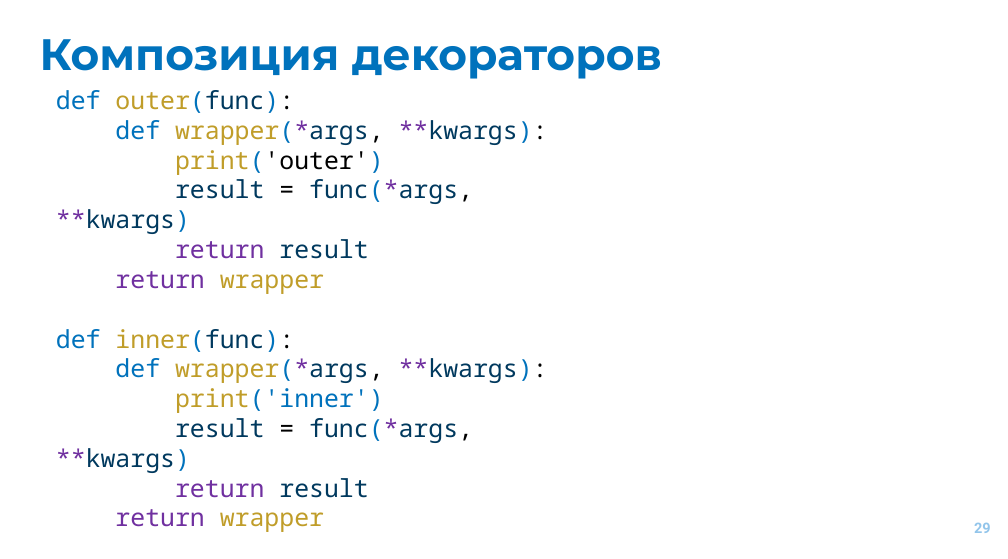
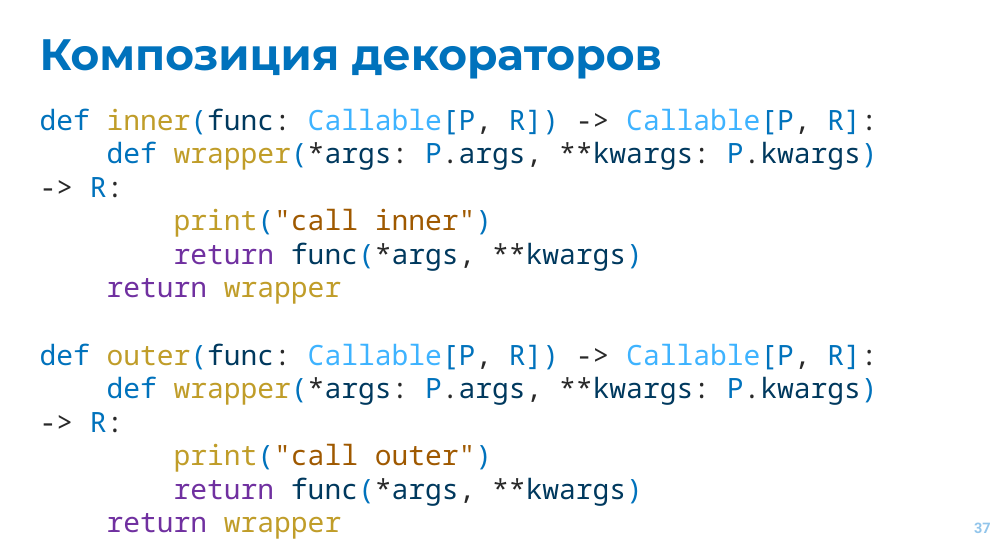
Before and after one commit to EvgrafovMichail/python_mipt_dafe, a slide deck: slide 37 of lessons/sem01/lesson08/decorators.pptx (slide 29 before the commit). Drawn at 1008x559 pixels with LibreOffice and Linux fonts; fonts in the diff are those of the drawing. Boxes give left, top, right and bottom in pixels: in the first picture for what was removed or moved away, otherwise in the second. Text is boxed around its words. In the diff, an @@ line names an element or a change of style, - is before the commit and + after.

Commit message:
Complete presentation for sem1 les8

```diff
--- a/lessons/sem01/lesson08/decorators.pptx
+++ b/lessons/sem01/lesson08/decorators.pptx
@@ text "def inner(func: Callable[P, R]) -> ...": place and size @@
-text "def inner(func: Callable[P, R]) -> ..." at bbox=[56, 90, 548, 498]
+text "def inner(func: Callable[P, R]) -> ..." at bbox=[40, 108, 878, 506]
@@ text at bbox=[40, 108, 878, 271]: text changed; size 48 to 54 pt @@
-def outer(func):
-def wrapper(*args, **kwargs):
-print('outer')
-result = func(*args, **kwargs)
-return result
+def inner(func: Callable[P, R]) -> Callable[P, R]:
+def wrapper(*args: P.args, **kwargs: P.kwargs) -> R:
+print("call inner")
+return func(*args, **kwargs)
@@ text at bbox=[107, 278, 341, 304]: size 48 to 54 pt in "return wrapper", "return wrapper" @@
@@ text at bbox=[40, 343, 878, 506]: text changed; size 48 to 54 pt @@
-def inner(func):
-def wrapper(*args, **kwargs):
-print('inner')
-result = func(*args, **kwargs)
-return result
+def outer(func: Callable[P, R]) -> Callable[P, R]:
+def wrapper(*args: P.args, **kwargs: P.kwargs) -> R:
+print("call outer")
+return func(*args, **kwargs)
@@ page number at bbox=[974, 522, 991, 533]: text changed @@
-29
+37
```
Also in this commit, not shown: 5 other slides changed, 16 slides added, 6 slides removed.
